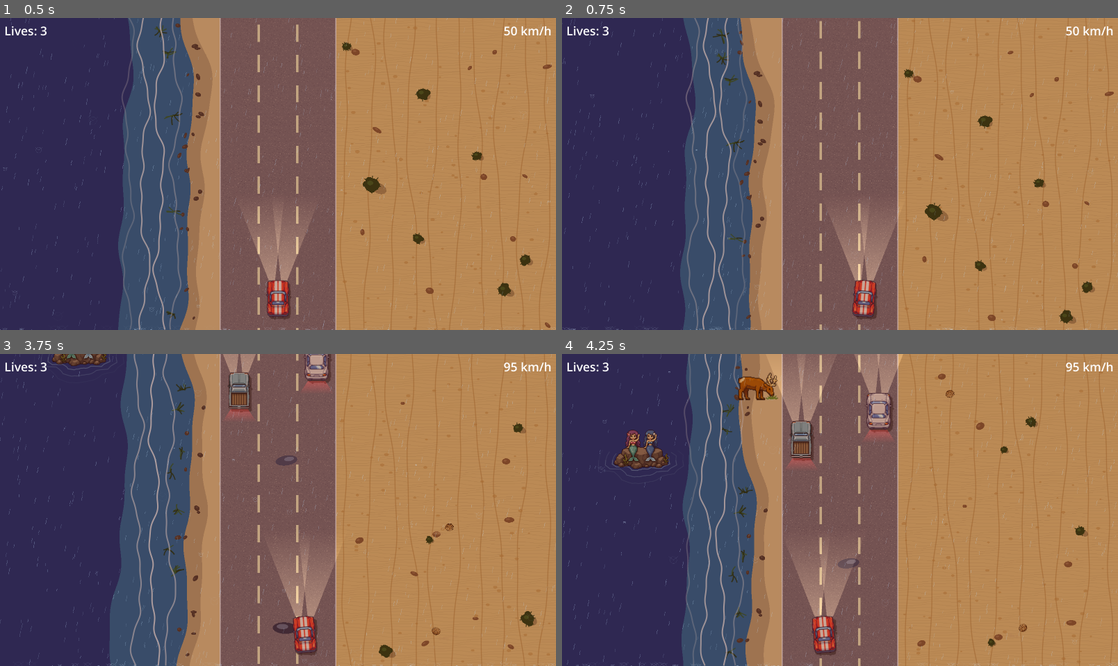
Above: before the commit, frames 1-4 (two rows, left to right).
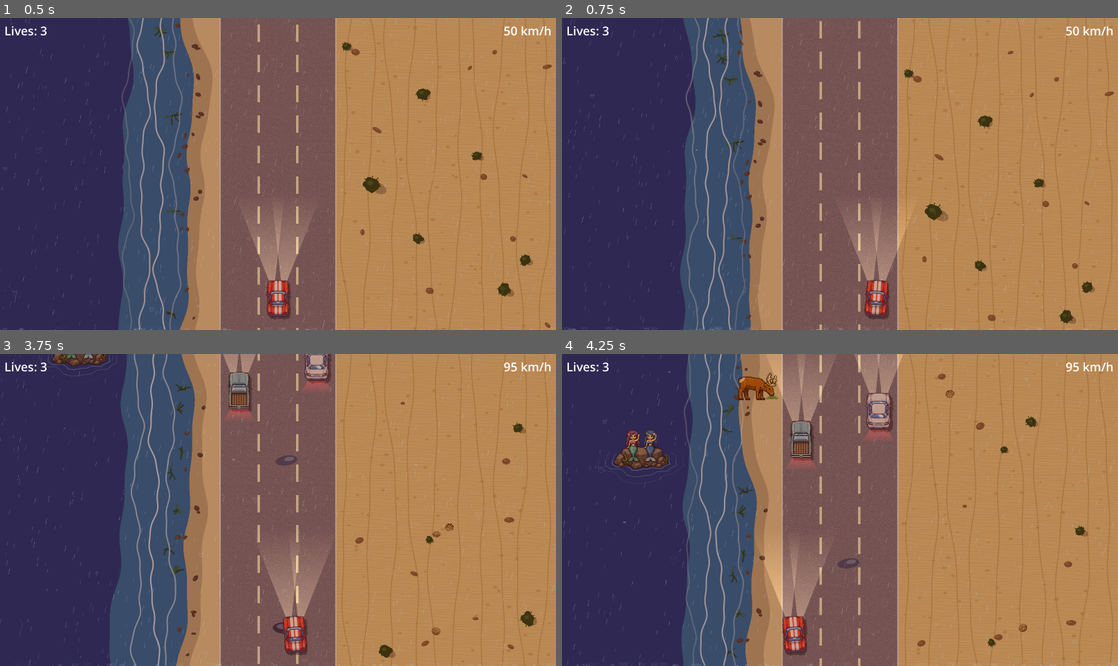
Above: after the commit, the same moments.

Repository: Antonio-Ingegnere/road-race
Game: Godot game, scene res://scenes/main.tscn
The game is run twice, just before and just after one commit, with the same random seed, the same clock (stepped at 60 frames per second) and the same inputs.
Inputs:
- Up to frame 1 (0.5 s): no input
- Up to frame 2 (0.75 s): tap Enter at 0.5 s; hold Right (ui_right) from 0.53 s (still down)
- Up to frame 3 (3.75 s): release Right (ui_right) at 1.28 s; hold Down (ui_down) 1.28-2.03 s; hold Right (ui_right) 2.03-2.78 s; hold Up (ui_up) 2.78-3.53 s; hold Left (ui_left) from 3.53 s (still down)
- Up to frame 4 (4.25 s): keep holding Left (ui_left)

Frame 1 is identical in both runs. In frame 2, 1.5% of the frame differs, in the area x 49-62%, y 67-97%; in frame 3, 1.4%; in frame 4, 2.5%, in the area x 36-53%, y 64-97%.

Commit message:
Add engine/suspension/brakes upgrade levels and scrollable settings menu
Three configurable levels (Low/Medium/Top) for engine acceleration,
lateral suspension response, and braking force. Settings panel now
uses a ScrollContainer so all sections and OK/Cancel buttons remain
accessible regardless of content height.

Co-Authored-By: Claude Sonnet 4.6 <noreply@anthropic.com>

Diff:
--- a/config.cfg
+++ b/config.cfg
@@ -26,3 +26,9 @@
 [cat]
 
 enabled=false
+
+[car]
+
+engine=2
+suspension=2
+brakes=2
--- a/scripts/car.gd
+++ b/scripts/car.gd
@@ -3,15 +3,20 @@
 const KMH_TO_PXS := 7.5
 const MIN_SPEED_KMH := 50.0
 const MAX_SPEED_KMH := 220.0
-const SPEED_CHANGE_RATE := 60.0  # km/h per second
-const LATERAL_SPEED := 420.0
 const ROAD_LEFT := 760.0
 const ROAD_RIGHT := 1160.0
 const CAR_HALF_WIDTH := 42.0
 
+const ENGINE_LEVELS  := [20.0,  40.0,  60.0]   # accel km/h per second; top = original
+const BRAKE_LEVELS   := [30.0,  60.0, 150.0]   # decel km/h per second; medium = original
+const LATERAL_LEVELS := [210.0, 420.0, 630.0]  # lateral speed px/s; medium = original
+
 var speed_kmh := MIN_SPEED_KMH
 
 var _tilt_deg: float = 0.0
+var _accel_rate:    float = ENGINE_LEVELS[2]
+var _brake_rate:    float = BRAKE_LEVELS[1]
+var _lateral_speed: float = LATERAL_LEVELS[1]
 
 var _shadow_tex: Texture2D
 var _shadow_hw: float
@@ -19,6 +24,14 @@
 
 
 func _ready() -> void:
+	var cfg := ConfigFile.new()
+	if cfg.load("res://config.cfg") == OK:
+		var eng: int = int(cfg.get_value("car", "engine",     2))
+		var sus: int = int(cfg.get_value("car", "suspension", 1))
+		var brk: int = int(cfg.get_value("car", "brakes",     1))
+		_accel_rate    = ENGINE_LEVELS[clampi(eng, 0, 2)]
+		_lateral_speed = LATERAL_LEVELS[clampi(sus, 0, 2)]
+		_brake_rate    = BRAKE_LEVELS[clampi(brk, 0, 2)]
 	_shadow_tex = load("res://assets/car.png")
 	_shadow_hw = _shadow_tex.get_width() * 0.5
 	_shadow_hh = _shadow_tex.get_height() * 0.5
@@ -26,14 +39,14 @@
 
 func _process(delta: float) -> void:
 	if Input.is_action_pressed("ui_up"):
-		speed_kmh = minf(speed_kmh + SPEED_CHANGE_RATE * delta, MAX_SPEED_KMH)
+		speed_kmh = minf(speed_kmh + _accel_rate * delta, MAX_SPEED_KMH)
 	if Input.is_action_pressed("ui_down"):
-		speed_kmh = maxf(speed_kmh - SPEED_CHANGE_RATE * delta, MIN_SPEED_KMH)
+		speed_kmh = maxf(speed_kmh - _brake_rate * delta, MIN_SPEED_KMH)
 
 	if Input.is_action_pressed("ui_left"):
-		position.x -= LATERAL_SPEED * delta
+		position.x -= _lateral_speed * delta
 	if Input.is_action_pressed("ui_right"):
-		position.x += LATERAL_SPEED * delta
+		position.x += _lateral_speed * delta
 
 	position.x = clamp(position.x, ROAD_LEFT + CAR_HALF_WIDTH, ROAD_RIGHT - CAR_HALF_WIDTH)
 
--- a/scripts/settings_menu.gd
+++ b/scripts/settings_menu.gd
@@ -3,9 +3,10 @@
 const VP_W := 1920.0
 const VP_H := 1080.0
 const PANEL_W := 500.0
-const PANEL_H := 640.0
-
-const RESOLUTIONS := ["1280x720", "1920x1080", "2560x1440", "3840x2160"]
+const PANEL_H := 720.0
+
+const RESOLUTIONS  := ["1280x720", "1920x1080", "2560x1440", "3840x2160"]
+const LEVELS       := ["Low", "Medium", "Top"]
 
 var _widgets: Dictionary = {}
 var _cfg := ConfigFile.new()
@@ -64,6 +65,9 @@
 	_set_slider(_widgets["elk_jump"],       float(_cfg.get_value("elk",       "jump_chance",  0.9)))
 	_widgets["shore_left"].selected  = int(_cfg.get_value("landscape", "left",  0))
 	_widgets["shore_right"].selected = int(_cfg.get_value("landscape", "right", 0))
+	_widgets["car_engine"].selected     = int(_cfg.get_value("car", "engine",     2))
+	_widgets["car_suspension"].selected = int(_cfg.get_value("car", "suspension", 1))
+	_widgets["car_brakes"].selected     = int(_cfg.get_value("car", "brakes",     1))
 
 
 func _save_values() -> void:
@@ -78,6 +82,9 @@
 	_cfg.set_value("elk",       "jump_chance",  _widgets["elk_jump"].value)
 	_cfg.set_value("landscape", "left",         _widgets["shore_left"].selected)
 	_cfg.set_value("landscape", "right",        _widgets["shore_right"].selected)
+	_cfg.set_value("car", "engine",             _widgets["car_engine"].selected)
+	_cfg.set_value("car", "suspension",         _widgets["car_suspension"].selected)
+	_cfg.set_value("car", "brakes",             _widgets["car_brakes"].selected)
 	_cfg.save("res://config.cfg")
 
 
@@ -102,18 +109,30 @@
 		margin.add_theme_constant_override(side, 24)
 	panel.add_child(margin)
 
-	var vbox := VBoxContainer.new()
-	vbox.add_theme_constant_override("separation", 10)
-	margin.add_child(vbox)
+	# Outer vbox: title / scroll / footer — never overflows
+	var outer := VBoxContainer.new()
+	outer.add_theme_constant_override("separation", 8)
+	margin.add_child(outer)
 
 	# Title
 	var title := Label.new()
 	title.text = "SETTINGS"
 	title.horizontal_alignment = HORIZONTAL_ALIGNMENT_CENTER
 	title.add_theme_font_size_override("font_size", 26)
-	vbox.add_child(title)
-
-	vbox.add_child(_make_separator())
+	outer.add_child(title)
+
+	outer.add_child(_make_separator())
+
+	# Scrollable section — expands to fill available space
+	var scroll := ScrollContainer.new()
+	scroll.size_flags_vertical = Control.SIZE_EXPAND_FILL
+	scroll.horizontal_scroll_mode = ScrollContainer.SCROLL_MODE_DISABLED
+	outer.add_child(scroll)
+
+	var vbox := VBoxContainer.new()
+	vbox.add_theme_constant_override("separation", 10)
+	vbox.size_flags_horizontal = Control.SIZE_EXPAND_FILL
+	scroll.add_child(vbox)
 
 	# ── Display ──
 	_add_section_label(vbox, "Display")
@@ -160,24 +179,26 @@
 
 	vbox.add_child(_make_separator())
 
-	# Note
+	# ── Car ──
+	_add_section_label(vbox, "Car")
+	_widgets["car_engine"]     = _add_option_button(vbox, "Engine",     LEVELS)
+	_widgets["car_suspension"] = _add_option_button(vbox, "Suspension", LEVELS)
+	_widgets["car_brakes"]     = _add_option_button(vbox, "Brakes",     LEVELS)
+
+	# ── Footer (always visible) ──
+	outer.add_child(_make_separator())
+
 	var note := Label.new()
 	note.text = "OK saves settings and restarts the game."
 	note.horizontal_alignment = HORIZONTAL_ALIGNMENT_CENTER
 	note.add_theme_color_override("font_color", Color(0.65, 0.65, 0.65))
 	note.add_theme_font_size_override("font_size", 13)
-	vbox.add_child(note)
-
-	# Spacer
-	var spacer := Control.new()
-	spacer.size_flags_vertical = Control.SIZE_EXPAND_FILL
-	vbox.add_child(spacer)
-
-	# Buttons
+	outer.add_child(note)
+
 	var btn_row := HBoxContainer.new()
 	btn_row.alignment = BoxContainer.ALIGNMENT_CENTER
 	btn_row.add_theme_constant_override("separation", 20)
-	vbox.add_child(btn_row)
+	outer.add_child(btn_row)
 
 	var ok_btn := Button.new()
 	ok_btn.text = "OK"
